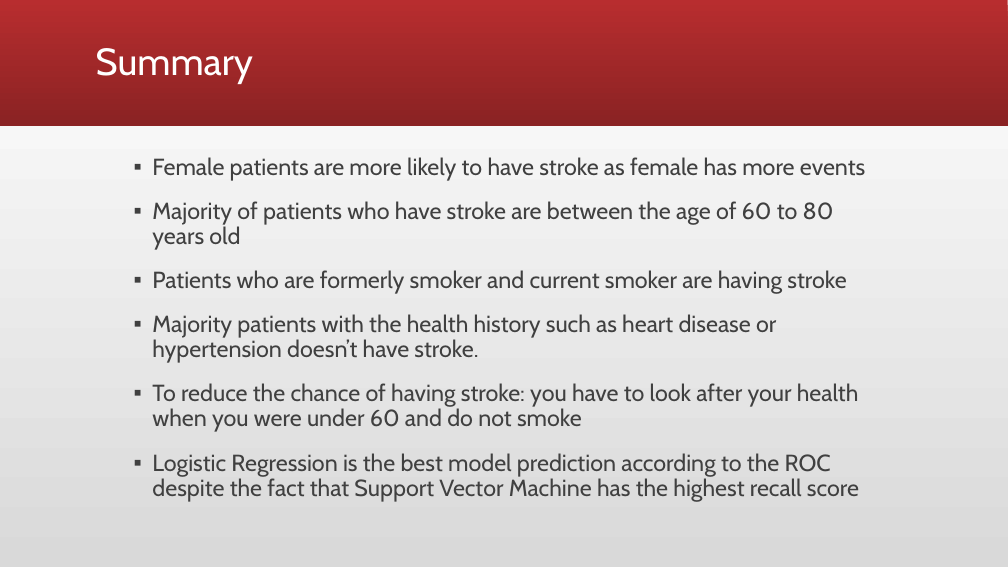
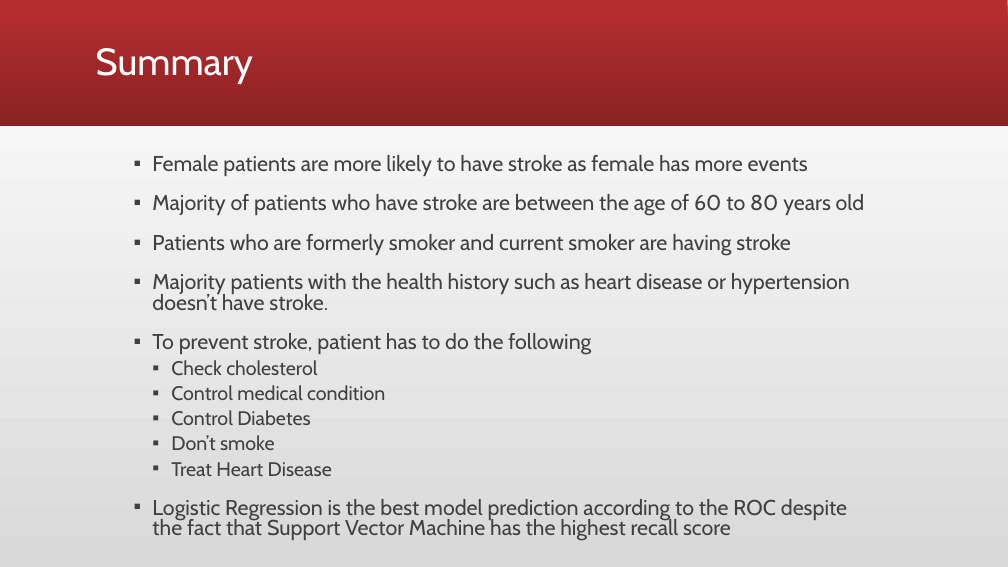
Before and after one commit to darrylrusli/mini_project, a slide deck: slide 23 of Stroke Prediction Presentation.pptx. Drawn at 1008x567 pixels with LibreOffice and Linux fonts; fonts in the diff are those of the drawing. Boxes give left, top, right and bottom in pixels: in the first picture for what was removed or moved away, otherwise in the second. Text is boxed around its words. In the diff, an @@ line names an element or a change of style, - is before the commit and + after.

```diff
--- a/Stroke Prediction Presentation.pptx
+++ b/Stroke Prediction Presentation.pptx
@@ text at box(152, 155, 865, 541): size 22.2 to 20.4 pt in "Female patients are more likely to have ...", "Majority of patients who have stroke are ...", "Patients who are formerly smoker and current ...", "Majority patients with the health history such ..." and 1 more places; line spacing 0.9 to 0.8 @@
@@ text at box(152, 333, 591, 476): text changed; size 22.2 to 18.7 pt @@
-▪ To reduce the chance of having stroke: you have to look after your health when you were under 60 and do not smoke
+▪ To prevent stroke, patient has to do the following
+  ▪ Check cholesterol
+  ▪ Control medical condition
+  ▪ Control Diabetes
+  ▪ Don’t smoke
+  ▪ Treat Heart Disease
```
Also in this commit, not shown: 2 other slides changed.
